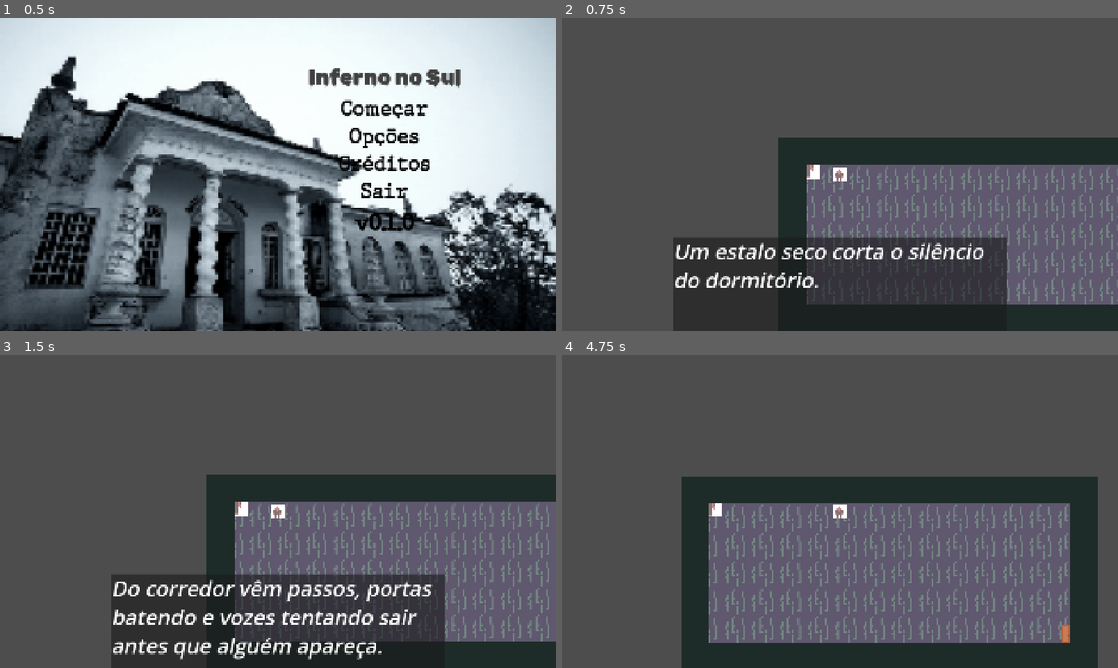
Above: before the commit, frames 1-4 (two rows, left to right).
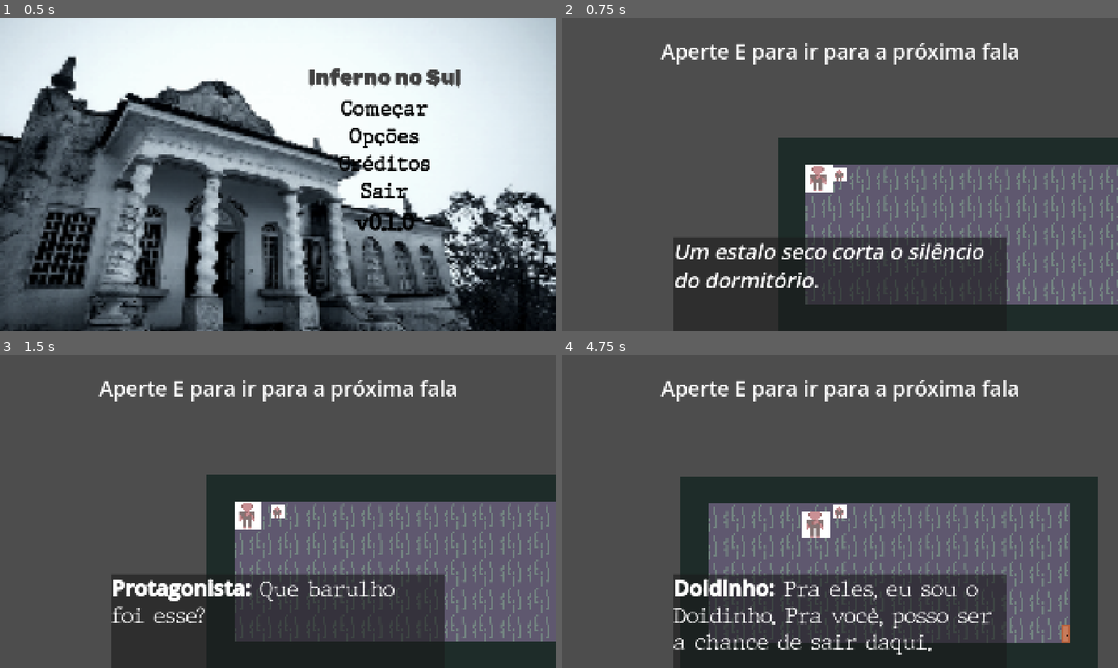
Above: after the commit, the same moments.

Repository: TP-Coltec-UFMG/2026-303-Inferno-no-Sul
Game: Godot game, scene res://scenes/ui/main_menu.tscn
The game is run twice, just before and just after one commit, with the same random seed, the same clock (stepped at 60 frames per second) and the same inputs.
Inputs (mouse positions are in pixels of both pictures, inside the frame that each line leads up to):
- Up to frame 1 (0.5 s): no input
- Up to frame 2 (0.75 s): click "Começar" at 0.5 s
- Up to frame 3 (1.5 s): tap E (interact) at 1.25 s; move the mouse to (400, 495) at 1.27 s; hold D (move_right) from 1.28 s (still down); hold E (interact) from 1.28 s (still down); click (400, 495) at 1.42 s
- Up to frame 4 (4.75 s): tap Space (jump) at 1.52, 2.27, 3.77, 4.52 s; move the mouse to (728, 527) at 2.02 s; release D (move_right) at 2.03 s; release E (interact) at 2.03 s; hold S (move_down) 2.03-2.78 s; tap C (agachar) at 2.1 s; tap E (interact) at 2.3, 2.75, 3.8, 4.25, 4.55 s; move the mouse to (895, 442) at 2.77 s; hold D (move_right) 2.78-3.53 s; hold E (interact) 2.78-3.53 s; click (895, 442) at 2.85 s; move the mouse to (812, 574) at 3.52 s; hold W (move_up) 3.53-4.28 s; tap 1 (cmd_arremesso) at 3.6 s; click (812, 574) at 3.67 s; move the mouse to (1006, 558) at 4.27 s; hold A (move_left) from 4.28 s (still down); hold 3 (cmd_distracao) from 4.28 s (still down)

Frame 1 is identical in both runs. In frame 2, 2.5% of the frame differs, in the area x 17-94%, y 8-92%; in frame 3, 6.7%; in frame 4, 15%, in the area x 17-92%, y 8-100%.

Commit message:
Melhoria no sistema de perseguição e de transição entre cenas

Diff:
--- a/scenes/companheiros/doidinho.tscn
+++ b/scenes/companheiros/doidinho.tscn
@@ -10,7 +10,6 @@
 script = ExtResource("1_doidinho")
 
 [node name="CollisionShape2D" type="CollisionShape2D" parent="." unique_id=1885372851]
-position = Vector2(-1, 0)
 shape = SubResource("RectangleShape2D_ssggg")
 
 [node name="NavigationAgent2D" type="NavigationAgent2D" parent="." unique_id=1644595326]
--- a/scenes/game/dormitorios.tscn
+++ b/scenes/game/dormitorios.tscn
@@ -438,3 +438,15 @@
 theme_override_fonts/normal_font = ExtResource("7_d2pmm")
 theme_override_font_sizes/normal_font_size = 32
 bbcode_enabled = true
+
+[node name="Instrucao_movimentacao" type="Label" parent="CanvasLayer" unique_id=1776987947]
+anchors_preset = -1
+anchor_left = 0.5
+anchor_top = 0.06
+anchor_right = 0.5
+anchor_bottom = 0.06
+offset_left = -250.0
+offset_right = 250.0
+offset_bottom = 40.0
+grow_horizontal = 2
+horizontal_alignment = 1
--- a/scripts/autoloads/npc_manager.gd
+++ b/scripts/autoloads/npc_manager.gd
@@ -117,3 +117,13 @@
 func adicionar_pedra(quantidade: int = 1) -> void:
 	pedras_disponiveis = mini(pedras_disponiveis + quantidade, MAX_PEDRAS)
 	pedras_atualizadas.emit(pedras_disponiveis)
+
+
+## Limpa todo o estado de sessão (registro de NPCs e pedras). Mesmo motivo
+## do SaveManager.nova_sessao(): autoload sobrevive a change_scene_to_file,
+## então sem isso um "Novo Jogo" herdava NPCs marcados como sacrificados e
+## contagem de pedras da partida anterior.
+func nova_sessao() -> void:
+	_registro.clear()
+	pedras_disponiveis = MAX_PEDRAS
+	pedras_atualizadas.emit(pedras_disponiveis)
--- a/scripts/autoloads/save_manager.gd
+++ b/scripts/autoloads/save_manager.gd
@@ -302,3 +302,12 @@
 
 func obter_flag(id: String) -> bool:
 	return _flags.get(id, false)
+
+
+## Limpa todo o progresso de sessão (flags de diálogo/eventos vistos).
+## SaveManager é um autoload e sobrevive a change_scene_to_file — sem isso,
+## começar um "Novo Jogo" depois de já ter jogado uma vez na mesma sessão do
+## app mantinha flags antigas (ex: diálogo inicial "já visto"), fazendo
+## diálogos e prompts de porta sumirem indevidamente.
+func nova_sessao() -> void:
+	_flags.clear()
--- a/scripts/game/dormitorios.gd
+++ b/scripts/game/dormitorios.gd
@@ -5,6 +5,9 @@
 @onready var player : MC = $Player
 @onready var painel_dialogo : PanelContainer = $CanvasLayer/Panel
 @onready var label_texto : RichTextLabel = $CanvasLayer/Panel/RichTextLabel
+@onready var label_instrucao : Label = $"CanvasLayer/Instrucao_movimentacao"
+@onready var porta : PortaTransicao = $"PortaPatio"
+@onready var doidinho : Companheiro = $"Doidinho"
 
 var companheiro : Companheiro = null
 
@@ -35,11 +38,41 @@
 func _ready() -> void:
 	player.companheiro_sacrificado.connect(_ao_sacrificio_concluido)
 
+	# Registra o Doidinho como o companheiro do jogador e o coloca pra seguir.
+	# É essa referência (player.companheiro) que o Game usa pra levar o
+	# Doidinho junto quando o jogador atravessa uma porta de transição.
+	companheiro = doidinho
+	player.companheiro = doidinho
+	doidinho.ativar(player)
+
+	var tecla_interagir: String = _obter_nome_da_tecla("interact")
+	label_instrucao.text = "Aperte " + tecla_interagir + " para ir para a próxima fala"
+
+	# A porta precisa começar TRANCADA enquanto o diálogo inicial não foi
+	# visto — mas o valor "estado" gravado na cena (dormitorios.tscn) estava
+	# como DESBLOQUEADA por engano, deixando o player sair andando pro pátio
+	# no meio da conversa. Forçamos aqui pra garantir o comportamento certo
+	# independente do que estiver salvo no .tscn.
 	if SaveManager.obter_flag(FLAG_DIALOGO_INICIAL):
 		painel_dialogo.hide()
+		label_instrucao.hide()
+		porta.destrancar()
 	else:
+		porta.trancar()
 		_iniciar_dialogo()
 
+# Função auxiliar para encapsular a busca da tecla
+func _obter_nome_da_tecla(acao: String) -> String:
+	var eventos = InputMap.action_get_events(acao)
+
+	if eventos.size() > 0:
+		var primeiro_evento = eventos[0]
+		if primeiro_evento is InputEventKey:
+			return OS.get_keycode_string(primeiro_evento.physical_keycode)
+		elif primeiro_evento is InputEventJoypadButton:
+			return "Botão " + str(primeiro_evento.button_index)
+
+	return "[Tecla não configurada]"
 
 func _iniciar_dialogo() -> void:
 	_dialogo_ativo = true
@@ -62,14 +95,17 @@
 func _unhandled_input(event: InputEvent) -> void:
 	if not _dialogo_ativo:
 		return
-	if event is InputEventKey and event.pressed and not event.echo:
+
+	if event.is_action_pressed("interact"):
 		_avancar_dialogo()
-
 
 func _avancar_dialogo() -> void:
 	_indice_fala += 1
 	if _indice_fala >= _falas.size():
 		_fechar_dialogo()
+		# A porta nasce TRANCADA (ver PortaTransicao._ready), então ela já
+		# fica bloqueada durante todo o diálogo. Ao concluir, destrancamos.
+		porta.destrancar()
 	else:
 		_mostrar_fala_atual()
 
@@ -77,8 +113,10 @@
 func _fechar_dialogo() -> void:
 	_dialogo_ativo = false
 	painel_dialogo.hide()
+	label_instrucao.hide()
 	SaveManager.definir_flag(FLAG_DIALOGO_INICIAL)
 
 
 func _ao_sacrificio_concluido() -> void:
 	companheiro = null
+	player.companheiro = null
--- a/scripts/game/game.gd
+++ b/scripts/game/game.gd
@@ -47,6 +47,17 @@
 
 func _ready() -> void:
 	pause_container.process_mode = Node.PROCESS_MODE_WHEN_PAUSED
+
+	# SaveManager/NPCManager são autoloads e sobrevivem a change_scene_to_file
+	# — sem isso, jogar uma vez, voltar pro menu e clicar "Novo Jogo" (na
+	# mesma sessão do app) herdava flags/estado da partida anterior (diálogo
+	# já visto, NPCs sacrificados, pedras gastas), fazendo diálogos e
+	# prompts de porta sumirem indevidamente. Resetamos sempre que não há
+	# um carregamento de save pendente, ou seja, toda vez que é sessão nova.
+	if not SaveManager.carregar_pendente:
+		SaveManager.nova_sessao()
+		NPCManager.nova_sessao()
+
 	# Ignoramos completamente qualquer save pendente
 	SaveManager.carregar_pendente = false
 
@@ -176,10 +187,17 @@
 	if not spawn_id.is_empty():
 		var posicao: Vector2 = _achar_posicao_spawn(nova_fase, spawn_id)
 		if posicao != Vector2.INF:
-			var player := nova_fase.get_node_or_null("Player") as MC
-			if player:
-				player.global_position = posicao
-				_mover_companheiro_para_fase(player, nova_fase)
+			var novo_player := nova_fase.get_node_or_null("Player") as MC
+			# O companheiro "real" está sempre no Player da fase que estamos
+			# DEIXANDO (_fase_atual), não no Player da fase de destino — cada
+			# fase tem sua própria instância de Player, e só a que o jogador
+			# está efetivamente usando tem a referência correta em .companheiro.
+			var jogador_antigo : MC = null
+			if _fase_atual != null:
+				jogador_antigo = _fase_atual.get_node_or_null("Player") as MC
+			if novo_player:
+				novo_player.global_position = posicao
+				_mover_companheiro_para_fase(jogador_antigo, novo_player, nova_fase)
 		else:
 			push_error("Game: nenhum PontoSpawn com id '%s' encontrado em '%s'." % [spawn_id, path])
 	if _fase_atual != null:
@@ -195,9 +213,10 @@
 
 ## Reparenta o companheiro atual do player para a nova fase, junto dele.
 ## Se a nova fase já tiver um Companheiro próprio na cena, ele é removido
-## (o companheiro "real" é sempre o que o player já possui).
-func _mover_companheiro_para_fase(player: MC, nova_fase: Node) -> void:
-	var comp := player.companheiro
+## (o companheiro "real" é sempre o que o jogador já possui, vindo do
+## Player da fase anterior — cada fase tem sua própria instância de Player).
+func _mover_companheiro_para_fase(jogador_antigo: MC, novo_player: MC, nova_fase: Node) -> void:
+	var comp : Companheiro = jogador_antigo.companheiro if jogador_antigo else null
 
 	# Remove qualquer Companheiro pré-colocado na cena de destino
 	for existente in nova_fase.get_tree().get_nodes_in_group("companheiros"):
@@ -215,11 +234,39 @@
 		pai_antigo.remove_child(comp)
 	nova_fase.add_child(comp)
 
-	comp.jogador = player
-	comp.global_position = player.global_position + Vector2(40.0, 0.0)
+	comp.jogador = novo_player
+	comp.global_position = _posicao_segura_para_companheiro(comp, novo_player.global_position)
+
+	# Transfere a posse do companheiro pro Player da nova fase, e limpa do
+	# antigo — senão a próxima transição buscaria o companheiro errado
+	# (ou nenhum) de novo.
+	novo_player.companheiro = comp
+	if jogador_antigo and jogador_antigo != novo_player:
+		jogador_antigo.companheiro = null
 
 	if comp.agente_navegacao:
 		comp.agente_navegacao.target_position = comp.global_position
+
+
+## Procura uma posição livre (sem colisão com paredes) perto de `base` pra
+## reaparecer o companheiro. Antes usávamos um offset fixo (+40px em X), mas
+## dependendo do layout da sala de destino esse ponto podia cair dentro de
+## uma parede, deixando o Doidinho fisicamente preso (e por isso renderizado
+## "atrás" da parede). Testamos algumas direções ao redor do jogador com
+## test_move() e ficamos com a primeira livre; se nenhuma estiver livre,
+## caímos de volta na posição do próprio jogador (melhor sobreposto e visível
+## do que preso dentro de geometria).
+func _posicao_segura_para_companheiro(comp: CharacterBody2D, base: Vector2) -> Vector2:
+	var candidatos := [
+		Vector2(40, 0), Vector2(-40, 0), Vector2(0, 40), Vector2(0, -40),
+		Vector2(28, 28), Vector2(-28, 28), Vector2(28, -28), Vector2(-28, -28),
+	]
+	var xform := comp.global_transform
+	for offset: Vector2 in candidatos:
+		xform.origin = base + offset
+		if not comp.test_move(xform, Vector2.ZERO):
+			return base + offset
+	return base
 
 
 ## Procura, dentro de `fase`, um PontoSpawn (Marker2D) com o spawn_id dado.
--- a/scripts/game/porta.gd
+++ b/scripts/game/porta.gd
@@ -9,6 +9,7 @@
 @onready var _prompt: Label = get_node_or_null("Prompt")
 
 var _player_dentro: bool = false
+var _player_ref    : Node2D = null
 
 signal estado_alterado(novo: Estado)
 
@@ -47,6 +48,7 @@
 
 	if body is MC:
 		_player_dentro = true
+		_player_ref = body
 		if _prompt:
 			_prompt.visible = estado != Estado.ABERTA
 
@@ -54,6 +56,7 @@
 func _ao_sair(body: Node2D) -> void:
 	if body is MC:
 		_player_dentro = false
+		_player_ref = null
 		print("Porta '%s': body SAIU -> %s" % [id, body.name])
 		if _prompt:
 			_prompt.visible = false
@@ -62,6 +65,13 @@
 func destrancar() -> void:
 	if estado == Estado.TRANCADA:
 		_set_estado(Estado.DESBLOQUEADA)
+
+
+## Força a porta de volta para TRANCADA. Útil pra garantir o estado inicial
+## via código, independente do valor de "estado" salvo na cena (.tscn).
+func trancar() -> void:
+	if estado != Estado.TRANCADA:
+		_set_estado(Estado.TRANCADA)
 
 
 func abrir() -> void:
--- a/scripts/game/porta_transicao.gd
+++ b/scripts/game/porta_transicao.gd
@@ -24,6 +24,22 @@
 			push_warning("PortaTransicao '%s' está trancada." % id)
 
 
+# ─── Override: nunca desativa a área de detecção ──────────────────────────────
+#
+# Porta._aplicar_estado() desativa o CollisionShape2D quando a porta fica
+# ABERTA (faz sentido pra uma porta trancada comum, que só precisa ser usada
+# uma vez). Só que uma PortaTransicao precisa continuar detectando o jogador
+# pra sempre, senão o `_player_dentro` fica travado em `false` depois do
+# primeiro uso e o "interagir" para de responder — é exatamente o bug de
+# "entro no pátio e não consigo mais voltar". Aqui mantemos o comportamento
+# visual (prompt some quando aberta) mas garantimos que a área de trigger
+# continua sempre ativa.
+func _aplicar_estado() -> void:
+	super()
+	if has_node("CollisionShape2D"):
+		$CollisionShape2D.disabled = false
+
+
 func _transicionar() -> void:
 	if destino_path.is_empty():
 		push_error("PortaTransicao '%s': destino_path não configurado." % id)
--- a/scripts/npc/companheiro.gd
+++ b/scripts/npc/companheiro.gd
@@ -10,8 +10,20 @@
 
 @export_group("Movimento")
 @export var velocidade       : float = 120.0
-@export var distancia_seguir : float = 60.0
+## Distância em que o companheiro para de andar. Precisa ser maior que a
+## soma dos raios de colisão do companheiro + jogador, senão os dois ficam
+## fisicamente sobrepostos mesmo "parados", travando ações do jogador
+## (colisão empurrando um no outro).
+@export var distancia_seguir : float = 90.0
 @export var distancia_maxima : float = 400.0
+@export var acelerecao : float = 20.0
+
+## Distância mínima que o jogador precisa se afastar para o companheiro
+## COMEÇAR a persegui-lo. Enquanto a distância estiver abaixo disso, ele
+## fica parado (mesmo em Estado.SEGUINDO) — evita que ele fique "colado"
+## reagindo a cada micro-movimento do jogador. Precisa ser maior que
+## `distancia_seguir` para não ficar oscilando entre andar/parar.
+@export var distancia_ativacao : float = 220.0
 
 # ─── Skills disponíveis (sempre usáveis, sem limiar) ─────────────────────────
 
@@ -32,6 +44,9 @@
 var _skill_ativa     : String = ""
 var _skill_alvo      : Node   = null
 var _skill_concluida : bool   = false
+
+## Controla a histerese de ativação da perseguição (ver distancia_ativacao).
+var _perseguindo_ativo : bool = false
 
 
 func _ready() -> void:
@@ -98,20 +113,72 @@
 #  ESTADOS
 # ════════════════════════════════════════════════════════════════════════════
 
-func _estado_seguindo(_delta: float) -> void:
+func _estado_seguindo(delta: float) -> void:
 	if jogador == null:
 		return
+
 	var dist := global_position.distance_to(jogador.global_position)
+
+	# ─── Zona de conforto pessoal (sempre ativa) ────────────────────────────
+	# Sempre que estiver mais perto do jogador do que distancia_seguir, o
+	# Doidinho se afasta — independente de já estar "perseguindo" ou não.
+	# Antes essa checagem só rodava depois que a perseguição era ativada,
+	# então se ele nascesse perto do jogador (ex: início do dormitório) e o
+	# jogador não se afastasse o suficiente pra disparar a perseguição, ele
+	# ficava parado exatamente onde nasceu — colado, sem nunca se afastar.
+	# Agora a distância mínima vale sempre, não só durante perseguição ativa.
+	if dist < distancia_seguir:
+		_perseguindo_ativo = false
+		if dist > 0.001:
+			var afastar := (global_position - jogador.global_position).normalized()
+			# Quanto mais perto (sobrepondo de verdade), mais rápido se afasta;
+			# perto do limite, o movimento é bem suave.
+			var urgencia := clampf(1.0 - (dist / distancia_seguir), 0.0, 1.0)
+			var velocidade_alvo := afastar * velocidade * lerpf(0.15, 0.8, urgencia)
+			velocity = velocity.move_toward(velocidade_alvo, 800.0 * delta)
+		else:
+			velocity = velocity.move_toward(Vector2.ZERO, 600.0 * delta)
+		move_and_slide()
+		return
+
+	# ─── Histerese de ativação ─────────────────────────────────────────────
+	# Só passa a perseguir de fato quando o jogador se afasta além de
+	# distancia_ativacao; enquanto isso não acontecer (mas já estando fora
+	# da zona de conforto acima), fica parado — evita ficar oscilando
+	# andando/parando toda hora perto do jogador.
+	if not _perseguindo_ativo:
+		if dist > distancia_ativacao:
+			_perseguindo_ativo = true
+		else:
+			velocity = velocity.move_toward(Vector2.ZERO, 600.0 * delta)
+			move_and_slide()
+			return
+
+	# ─────────────────────────────────────────────────────────────────────
+	# NOTA: nenhuma das fases do jogo possui um NavigationRegion2D (navmesh)
+	# criado, então o NavigationAgent2D nunca consegue calcular uma rota de
+	# verdade — get_next_path_position()/is_navigation_finished() ficam com
+	# retorno inconsistente, e é isso que causava o "teleporte". Enquanto
+	# não houver navmesh nas cenas, perseguimos o jogador diretamente
+	# (linha reta) usando física normal. Como o Doidinho é um
+	# CharacterBody2D com a mesma collision_layer/mask das paredes da
+	# TileMap, o move_and_slide() abaixo já impede que ele atravesse
+	# paredes e o mantém dentro da área jogável — sem precisar de navmesh.
+	# Se um NavigationRegion2D for adicionado nas fases no futuro, dá pra
+	# voltar a usar agente_navegacao.get_next_path_position() aqui.
+	# ─────────────────────────────────────────────────────────────────────
+	var dir := (jogador.global_position - global_position).normalized()
+
+	# Se o jogador estiver muito longe, dá um bônus de velocidade em vez de teleportar
+	var velocidade_atual = velocidade
 	if dist > distancia_maxima:
-		global_position = jogador.global_position + Vector2(distancia_seguir, 0.0)
-		return
-	if dist <= distancia_seguir:
-		velocity = velocity.move_toward(Vector2.ZERO, 600.0 * get_physics_process_delta_time())
-		move_and_slide()
-		return
-	agente_navegacao.target_position = jogador.global_position
-	var dir := (agente_navegacao.get_next_path_position() - global_position).normalized()
-	velocity = dir * velocidade
+		velocidade_atual = velocidade * 1.8
+
+	# Em vez de aplicar a velocidade instantaneamente (velocity = dir * velocidade),
+	# usamos move_toward com delta para uma aceleração fluida e sem travamentos
+	var velocidade_alvo = dir * velocidade_atual
+	velocity = velocity.move_toward(velocidade_alvo, 800.0 * delta)
+
 	move_and_slide()
 
 
